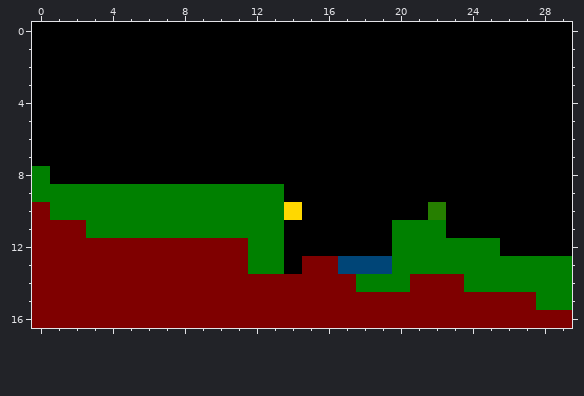
Two states of a pixel-art sprite, android/assets/levels/level1.png. This is how it looked before the edit.
The file is 30x17 pixels. Colours within 5 levels of each other are drawn and written as one.
The same view after the edit:
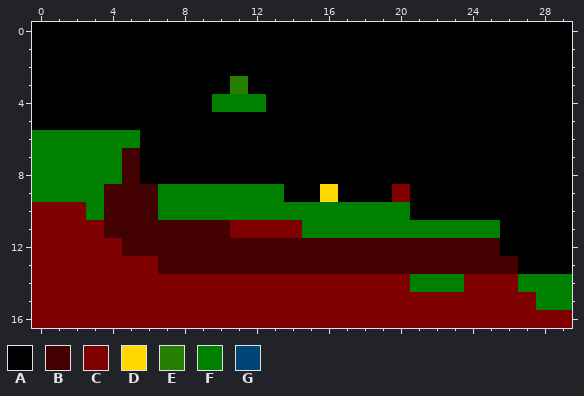
Palette (. is transparent): A #000000  B #420000  C #7f0000  D #ffd800  E #267f00  F #008000  G #004577
Changes in this commit:
y 3: x 11 A -> E
y 4: x 10..12 AAA -> FFF
y 6: x 0..5 AAAAAA -> FFFFFF
y 7: x 0..5 AAAAAA -> FFFFFB
y 8: x 1..5 AAAAA -> FFFFB
y 9: x 4..6 FFF -> BBB; x 16 A -> D; x 20 A -> C
y 10: x 1..2 FF -> CC; x 4..6 FFF -> BBB; x 14..20 DAAAAAA -> FFFFFFF; x 22 E -> A
y 11: x 3..19 FFFFFFFFFFFAAAAAA -> CBBBBBBBCCCCFFFFF; x 23..25 AAA -> FFF
y 12: x 5..25 CCCCCCCFFAAAAAAFFFFFF -> BBBBBBBBBBBBBBBBBBBBB
y 13: x 7..29 CCCCCFFACCGGGFFFFFFFFFF -> BBBBBBBBBBBBBBBBBBBBAAA
y 14: x 18..26 FFFCCCFFF -> CCCFFFCCC
Where, in picture pixels (left, top, right, bottom), the same in both pictures:
changed: (212, 76, 266, 112)
changed: (32, 130, 572, 292)
